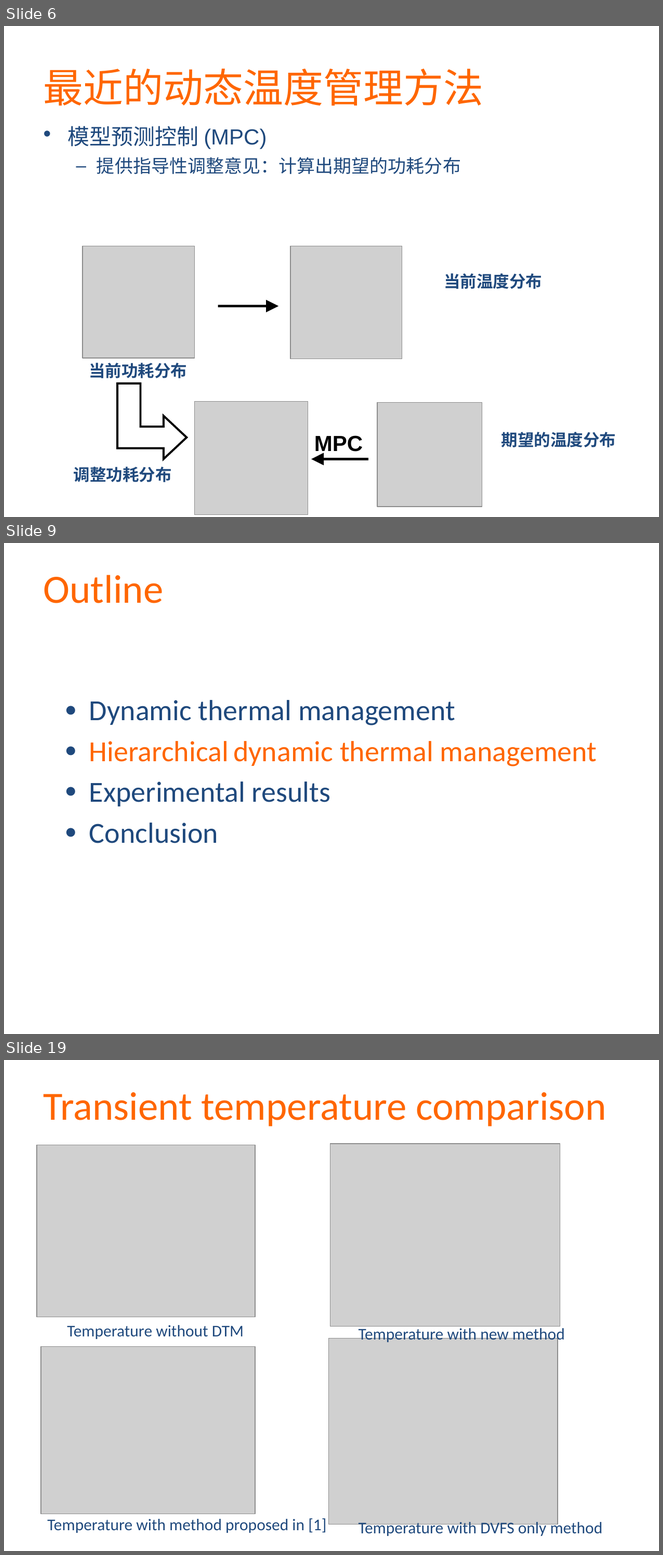
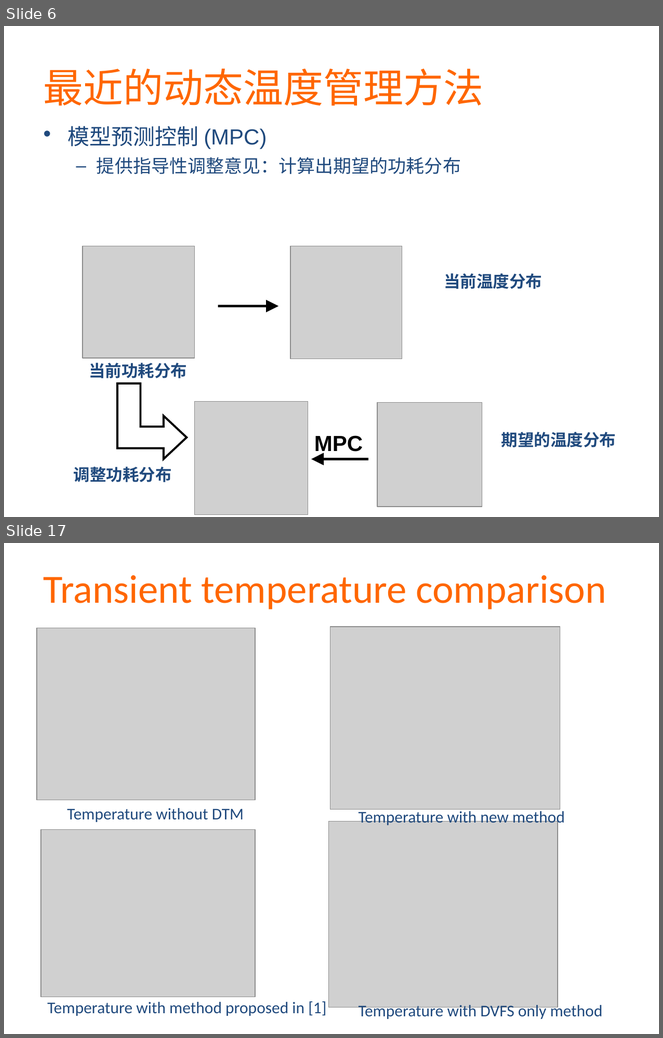
Before and after one commit to martian9/xin-yuan-houqin, a slide deck: ppt/majian.pptx. Shown one above the other, each under a label of ours: slides 6, 9 and 19 before the commit, slides 6 and 17 after it; the slides between them are not shown. The pictures are 663x1555 and 663x1038 pixels, drawn with LibreOffice and Linux fonts; fonts in the diff are those of the drawing; grey boxes stand for pictures. Boxes give left, top, right and bottom in pixels: in the first picture for what was removed or moved away, otherwise in the second. Text is boxed around its words. In the diff, an @@ line names an element or a change of style, - is before the commit and + after.

```diff
--- a/ppt/majian.pptx
+++ b/ppt/majian.pptx
@@ slide 9 removed at (4, 543, 659, 1034), background #FFFFFF @@
@@ text removed at (43, 575, 163, 603) @@
-Outline
@@ text removed at (89, 700, 597, 844) @@
-● Dynamic thermal management
-● Hierarchical dynamic thermal management
-● Experimental results
-● Conclusion
@@ what was slide 19 is now slide 17 @@
```
Also in this commit, not shown: 6 slides changed, 6 slides added, 7 other slides removed.
